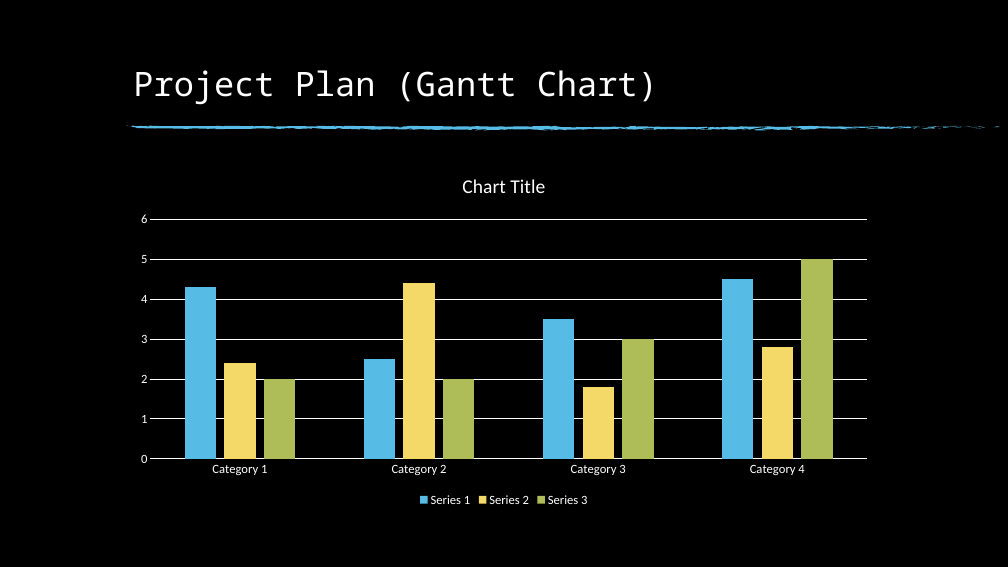
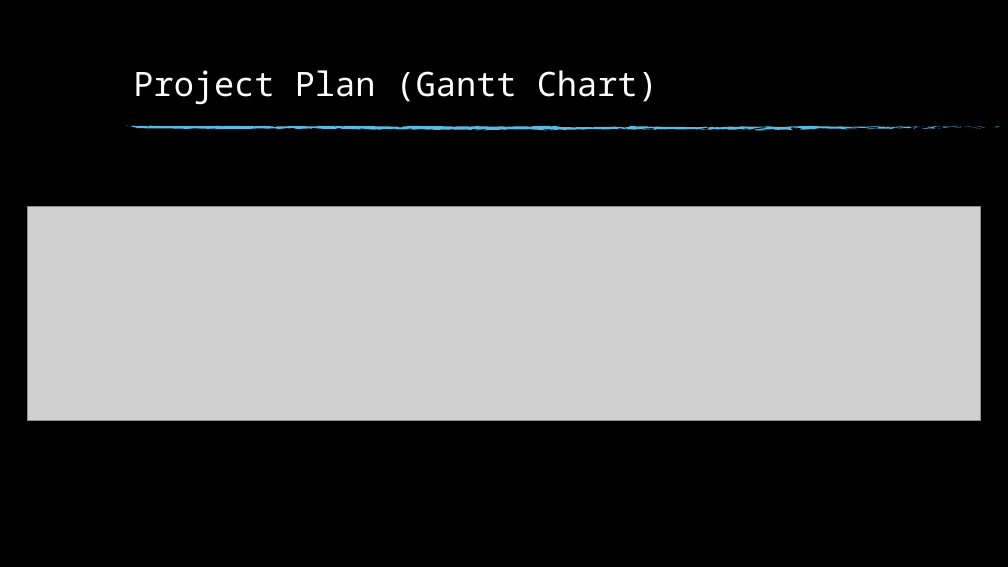
Before and after one commit to m3-welch/ESD-Group-3-CW1, a slide deck: slide 3 of Documentation/ESD - Slides - Sprint 1.pptx. Drawn at 1008x567 pixels with LibreOffice and Linux fonts; fonts in the diff are those of the drawing; grey boxes stand for pictures; background and template pictures are left out. Boxes give left, top, right and bottom in pixels: in the first picture for what was removed or moved away, otherwise in the second. Text is boxed around its words. In the diff, an @@ line names an element or a change of style, - is before the commit and + after.

```diff
--- a/Documentation/ESD - Slides - Sprint 1.pptx
+++ b/Documentation/ESD - Slides - Sprint 1.pptx
@@ column chart removed at (126,157,882,510) @@
-categories: Category 1, Category 2, Category 3, Category 4
-Series 1: 4.3, 2.5, 3.5, 4.5
-Series 2: 2.4, 4.4, 1.8, 2.8
-Series 3: 2, 2, 3, 5
@@ picture added at (28,206,981,420) @@
```
Also in this commit, not shown: 3 other slides changed, 1 slide added, 1 slide removed, 4 other files.
